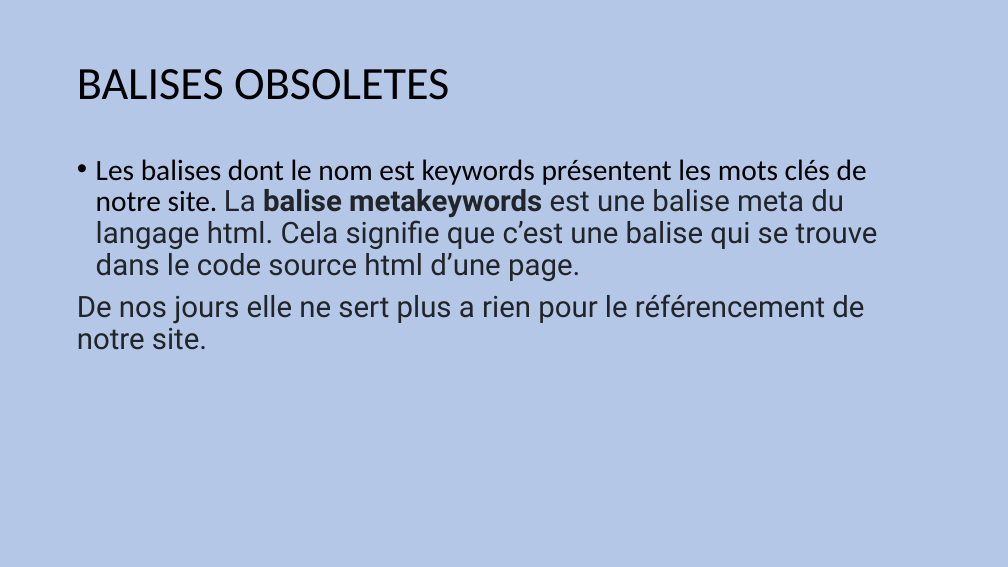
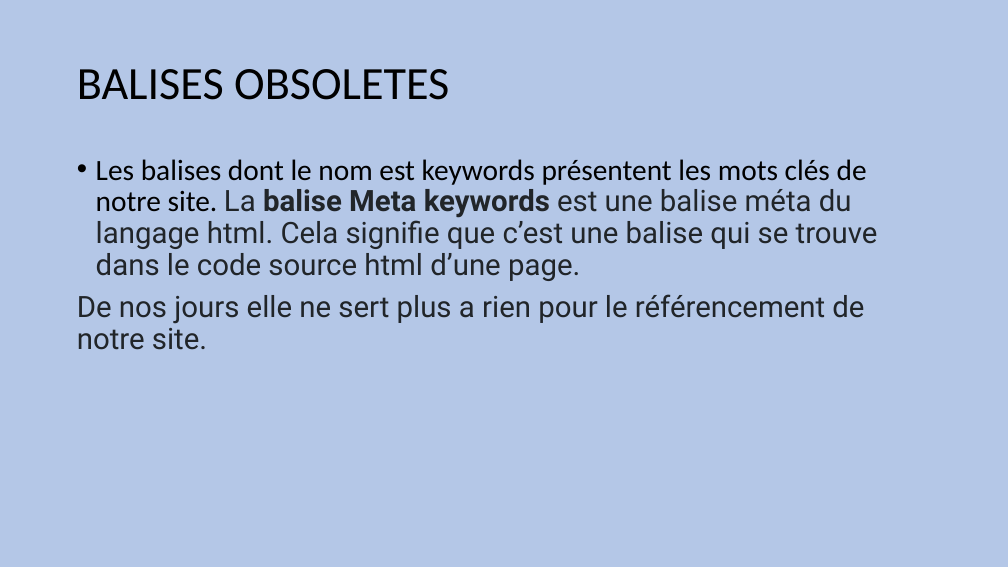
Before and after one commit to EtudiantGONZALO/matthieugonzalo_4_04102021, a slide deck: slide 3 of PROJET 4.pptx. Drawn at 1008x567 pixels with LibreOffice and Linux fonts; fonts in the diff are those of the drawing. Boxes give left, top, right and bottom in pixels: in the first picture for what was removed or moved away, otherwise in the second. Text is boxed around its words. In the diff, an @@ line names an element or a change of style, - is before the commit and + after.

```diff
--- a/PROJET 4.pptx
+++ b/PROJET 4.pptx
@@ text at box(96, 159, 878, 281): text changed @@
-• Les balises dont le nom est keywords présentent les mots clés de notre site. La balise metakeywords est une balise meta du langage html. Cela signifie que c’est une balise qui se trouve dans le code source html d’une page.
+• Les balises dont le nom est keywords présentent les mots clés de notre site. La balise Meta keywords est une balise méta du langage html. Cela signifie que c’est une balise qui se trouve dans le code source html d’une page.
```
Also in this commit, not shown: 15 other files.
